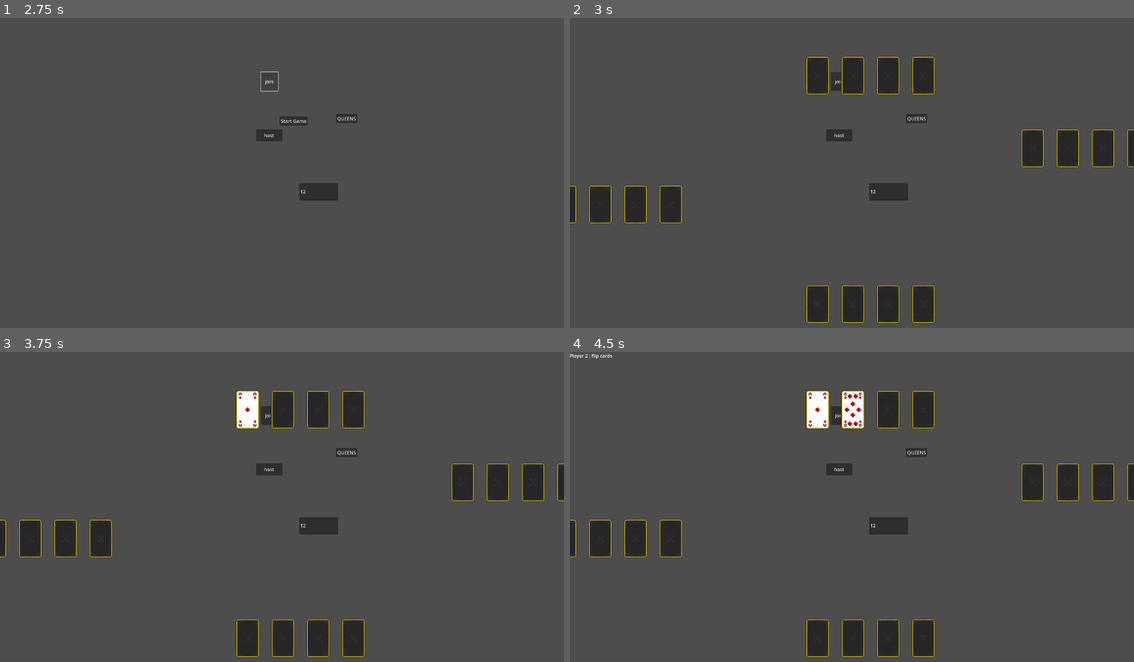
Above: before the commit, frames 1-4 (two rows, left to right).
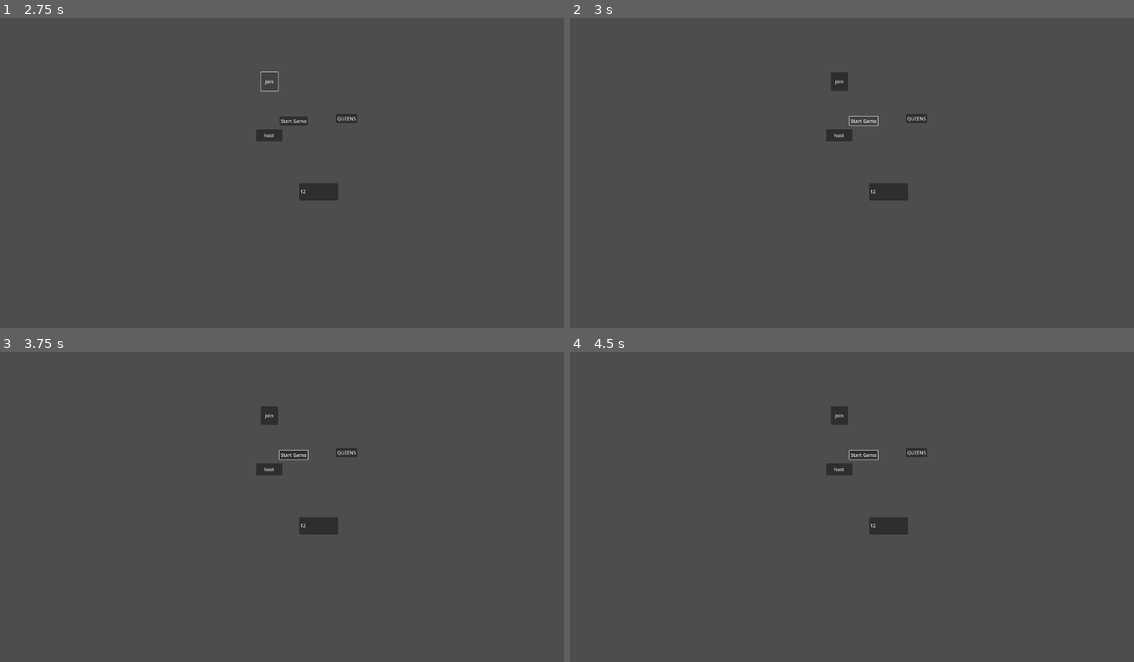
Above: after the commit, the same moments.

Repository: zyreoo/queens
Game: Godot game, scene res://scenes/main.tscn
The game is run twice, just before and just after one commit, with the same random seed, the same clock (stepped at 60 frames per second) and the same inputs.
Inputs (mouse positions are in pixels of both pictures, inside the frame that each line leads up to):
- Up to frame 1 (2.75 s): click (315, 191) at 0.52 s; type "12" at 0.6 s; click "host" at 1.25 s; click "join" at 2 s
- Up to frame 2 (3 s): click "Start Game" at 2.75 s
- Up to frame 3 (3.75 s): click (248, 410) at 3.52 s
- Up to frame 4 (4.5 s): click (852, 410) at 4.27 s

Frame 1 is identical in both runs. In frame 2, 7.4% of the frame differs, in the area x 0-100%, y 12-99%; in frame 3, 7.5%; in frame 4, 7.6%, in the area x 0-100%, y 0-99%.

Commit message:
the multiplayer update, still working on it

Diff:
--- a/queens-gameplay/scripts/Player1.gd
+++ b/queens-gameplay/scripts/Player1.gd
@@ -3,7 +3,12 @@
 
 var hand = []
 var score = 0
+var player_id :=-1
+var peer_id := -1
 
+
+func _ready():
+	add_to_group("players")
 
 func add_card(card_instance: Node, face_up := false):
 
@@ -23,8 +28,7 @@
 	card_instance.holding_player = self
 	card_instance.hand_index = hand.size() - 1
 
-	if face_up:
-		card_instance.flip_card()
+	var is_local_player = (peer_id == multiplayer.get_unique_id())
 
 	arrange_hand()
 
--- a/queens-gameplay/scripts/card.gd
+++ b/queens-gameplay/scripts/card.gd
@@ -92,7 +92,7 @@
 		main.reacting_players.append(holding_player)
 
 		if value == main.reaction_value:
-			main.play_card_to_center(self)
+			main.rpc_id(1, "play_card_to_center",self)
 
 		else:
 			var player = holding_player
@@ -181,7 +181,7 @@
 			var center_pos = center.global_position
 
 			if global_position.distance_to(center_pos) < 350:
-				main.play_card_to_center(self)
+				main.rpc_id(1, "play_card_to_center",self)
 			else:
 				if holding_player and holding_player.has_method("arrange_hand"):
 					holding_player.arrange_hand()
--- a/queens-gameplay/scripts/main.gd
+++ b/queens-gameplay/scripts/main.gd
@@ -43,20 +43,115 @@
 
 var peer: WebSocketMultiplayerPeer
 
+var local_peer_id := -1
+
 func _ready():
 	print("the main scene is ready")
 
 	$StartGameButton.visible = true
 	$queens.visible = true
 
-
+	local_peer_id = multiplayer.get_unique_id()
 
 	setup_players()
-	multiplayer.peer_connected.connect(func(id): print("✅ Client connected:", id))
-	multiplayer.connected_to_server.connect(func(): print("✅ Connected to server"))
-	multiplayer.connection_failed.connect(func(): print("❌ Connection failed"))
-	multiplayer.server_disconnected.connect(func(): print("❌ Server disconnected"))
-
+	multiplayer.peer_connected.connect(func(id): print("connected:", id))
+	multiplayer.connected_to_server.connect(func(): print("connected to server"))
+	multiplayer.connection_failed.connect(func(): print("Connection failed"))
+	multiplayer.server_disconnected.connect(func(): print("Server disconnected"))
+
+
+func _on_host_button_pressed():
+	peer = WebSocketMultiplayerPeer.new()
+	var error = peer.create_server(12345, "0.0.0.0")
+	if error != OK:
+		print("Failed to start server", error)
+		return
+	multiplayer.multiplayer_peer = peer
+	print("Hosting on port 12345")
+
+func _on_join_game_pressed():
+	var ip = ip_field.text.strip_edges()
+	if ip == "": ip = "127.0.0.1"
+	peer = WebSocketMultiplayerPeer.new()
+	var error = peer.create_client("ws://" + ip+ ":12345")
+	if error != OK:
+		print("connection failed:", error)
+		return
+	multiplayer.multiplayer_peer = peer
+	print("Connecting to", ip)
+
+func _on_start_game_button_pressed():
+	if game_started:
+		print("game already started")
+		return
+
+	if multiplayer.is_server():
+		await _wait_for_peers_ready()
+		_start_game_server()
+
+func _wait_for_peers_ready():
+	var expected = multiplayer.get_peers().size() +1
+	var timeout = 0.5
+	var start_time = Time.get_ticks_msec()
+
+	while get_tree().get_nodes_in_group("players").size() < expected:
+		await get_tree().process_frame
+
+		if Time.get_ticks_msec() - start_time > timeout *1000:
+			print("Not all players ready")
+			break
+@rpc("authority")
+func _start_game_server():
+	if game_started:
+		print("already started")
+		return
+
+	game_started = true
+
+	_create_players()
+	_shuffle_deck()
+
+	for i in range(players.size()):
+		var cards = []
+		for j in range(4):
+			var card_str = deck.pop_back()
+			cards.append(card_str)
+		rpc_id(players[i].peer_id, "_receive_initial_hand", cards)
+
+	var center_card_str = deck.pop_back()
+	rpc("_set_center_card", center_card_str)
+	current_player_index = 0
+	rpc("_set_turn", current_player_index)
+
+func _create_players():
+	players.clear()
+	var screen_size = get_viewport_rect().size
+	var positions = [
+		Vector2(screen_size.x / 2, 100),
+		Vector2(screen_size.x - 100, screen_size.y / 2),
+		Vector2(screen_size.x / 2, screen_size.y - 200),
+		Vector2(100, screen_size.y / 2)
+	]
+	var peer_ids = multiplayer.get_peers()
+	peer_ids.append(multiplayer.get_unique_id())
+
+
+	var i = 0
+	for peer_id in multiplayer.get_peers():
+		var player_scene = preload("res://scenes/Player.tscn")
+		var p = player_scene.instantiate()
+		add_child(p)
+		p.position = positions[i]
+		p.rotation_degrees = [0, 90, 180, -90][i]
+		p.peer_id = peer_id
+		players.append(p)
+
+func _shuffle_deck():
+	deck.clear()
+	for suit in suits:
+		for rank in ranks:
+			deck.append("%s:%s" % [suit, rank])
+	deck.shuffle()
 
 func initializate_center_card():
 	var start_card_str = shuffled_deck.pop_back()
@@ -102,11 +197,14 @@
 			1: player_instance.rotation_degrees = 90
 			2:player_instance.rotation_degrees = 180
 			3:player_instance.rotation_degrees = -90
+		player_instance.set_multiplayer_authority(multiplayer.get_unique_id())
+		player_instance.player_id = i
+		player_instance.peer_id = multiplayer.get_unique_id()
 
 
 func deal_cards(player_instance):
 	for j in range(4):
-		var card = create_card_from_deck()
+		var card = create_card_from_deck(player_instance)
 		player_instance.add_card(card, j <2 )
 
 func next_turn():
@@ -136,7 +234,8 @@
 		used_deck = []
 		deck.shuffle()
 
-	drawn_card = create_card_from_deck()
+	var current_player = players[current_player_index]
+	drawn_card = create_card_from_deck(current_player)
 	drawn_card.flip_card()
 	add_child(drawn_card)
 
@@ -171,7 +270,7 @@
 	swap_mode = false
 	next_turn()
 
-
+@rpc("authority")
 func play_card_to_center(card):
 	var is_current_players_turn = card.holding_player == players[current_player_index]
 	var was_current_player = is_current_players_turn
@@ -277,20 +376,10 @@
 	if was_current_player:
 		next_turn()
 
-func _on_start_game_button_pressed():
-	$StartGameButton.visible = false
-
-	flip_phase_index = 0
-	in_flip_phase = true
-	flip_count = 0
-
-	for player in players:
-		for j in range(4):
-			var card = create_card_from_deck()
-			player.add_card(card,false)
-	game_started = true
-	current_player_index = 0
-
+@rpc("any_peer")
+func start_turn(index):
+	current_player_index = index
+	show_message("Player %d turn " % (index+1))
 
 func handle_initial_flip():
 	for i in range(players.size()):
@@ -365,10 +454,17 @@
 	card.suit = card_parts[0]
 	card.rank = card_parts[1]
 	card.value = values[card_parts[1]]
+	if player:
+		card.set_multiplayer_authority(player.peer_id)
+	else:
+		card.set_multiplayer_authority(1)
+
 	return card
 
+
+@rpc("authority")
 func give_and_hide_card(player):
-	var card = create_card_from_deck()
+	var card = create_card_from_deck(player)
 	if card == null:
 		print("deck is empty")
 		return
@@ -441,7 +537,7 @@
 	next_turn()
 
 func give_penalty_card(player):
-	var card = create_card_from_deck()
+	var card = create_card_from_deck(player)
 	if card:
 		player.add_card(card, false)
 
@@ -502,29 +598,56 @@
 	print("Current player index when Queens pressed: ", current_player_index)
 	print("Queens player index set to: ", queens_player_index)
 
-
-func _on_host_button_pressed():
-	peer = WebSocketMultiplayerPeer.new()
-	var error = peer.create_server(12345, "0.0.0.0")
-
-	if error != OK:
-		print("Failed to start server:", error)
-		return
-	multiplayer.multiplayer_peer = peer
-	print("Hosting Websocket server on port 12345")
-
-func _on_join_game_pressed():
-	var ip = ip_field.text.strip_edges()
-	if ip == "":
-		ip = "127.0.0.1"
-
-	print("🧪 Attempting to connect to: ws://" + ip + ":12345")
-
-	peer = WebSocketMultiplayerPeer.new()
-	var error = peer.create_client("ws://"+ip+":12345", null)
-
-	if error != OK:
-		print("Failed to connect:", error)
-		return
-	multiplayer.multiplayer_peer = peer
-	print("Connecting to the server", ip)
+@rpc("any_peer", "reliable")
+func _receive_initial_hand(cards: Array):
+	var local_player = _find_local_player()
+
+	if local_player == null:
+		await get_tree().create_timer(0.5).timeout
+		local_player = _find_local_player()
+		if local_player == null:
+			print("Couldnt find local player!")
+			return
+
+	for i in range(cards.size()):
+		var card_str = cards[i]
+		var parts = card_str.split(":")
+		if parts.size() != 2:
+			print("Invalid card format:", card_str)
+			continue
+
+		var card = preload("res://scenes/Card.tscn").instantiate()
+		card.suit = parts[0]
+		card.rank = parts[1]
+		card.value = values[parts[1]]
+
+		var is_local = local_player.peer_id == multiplayer.get_unique_id()
+		var should_flip = i < 2 and is_local
+
+		local_player.add_card(card, should_flip)
+
+
+@rpc("any_peer", "reliable")
+func _set_center_card(card_str: String):
+	if center_card:
+		center_card.queue_free()
+
+	var parts = card_str.split(":")
+	center_card = preload("res://scenes/Card.tscn").instantiate()
+	center_card.suit = parts[0]
+	center_card.rank = parts[1]
+	center_card.value = values[parts[1]]
+	center_card.permanent_face_up = true
+	add_child(center_card)
+	center_card.global_position = $CenterCardSlot.global_position
+	center_card.flip_card(true)
+
+@rpc("any_peer", "reliable")
+func _set_turn(index: int):
+	current_player_index = index
+
+func _find_local_player():
+	for p in get_tree().get_nodes_in_group("players"):
+		if p.peer_id == multiplayer.get_unique_id():
+			return p
+	return null
